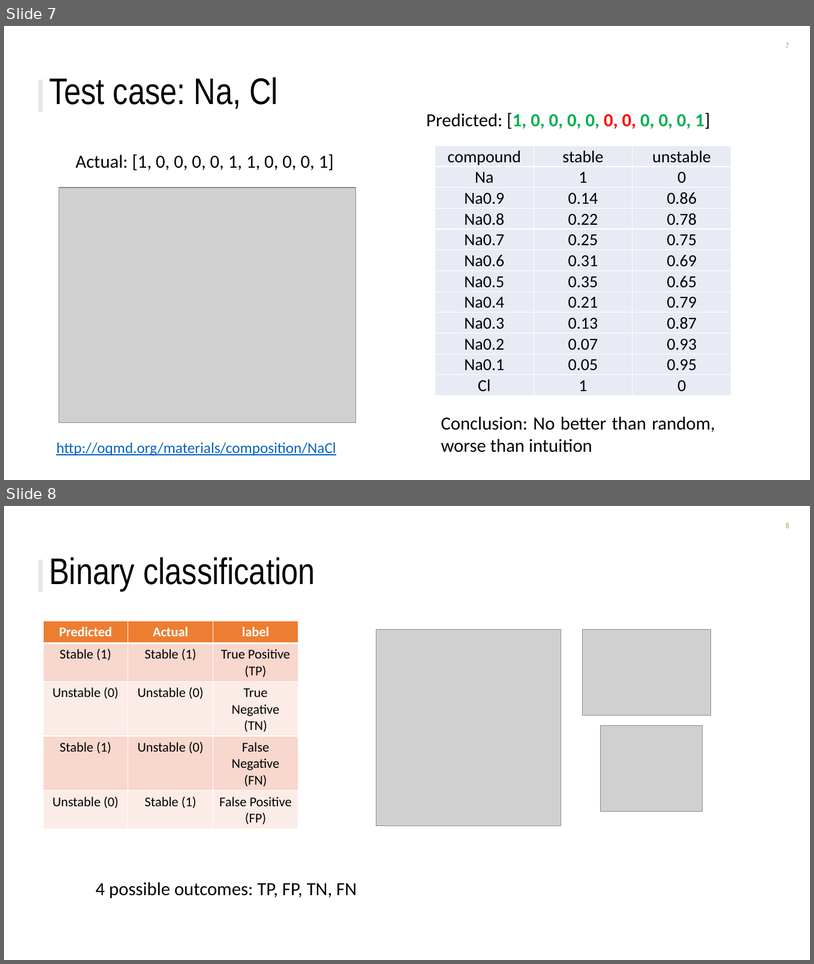
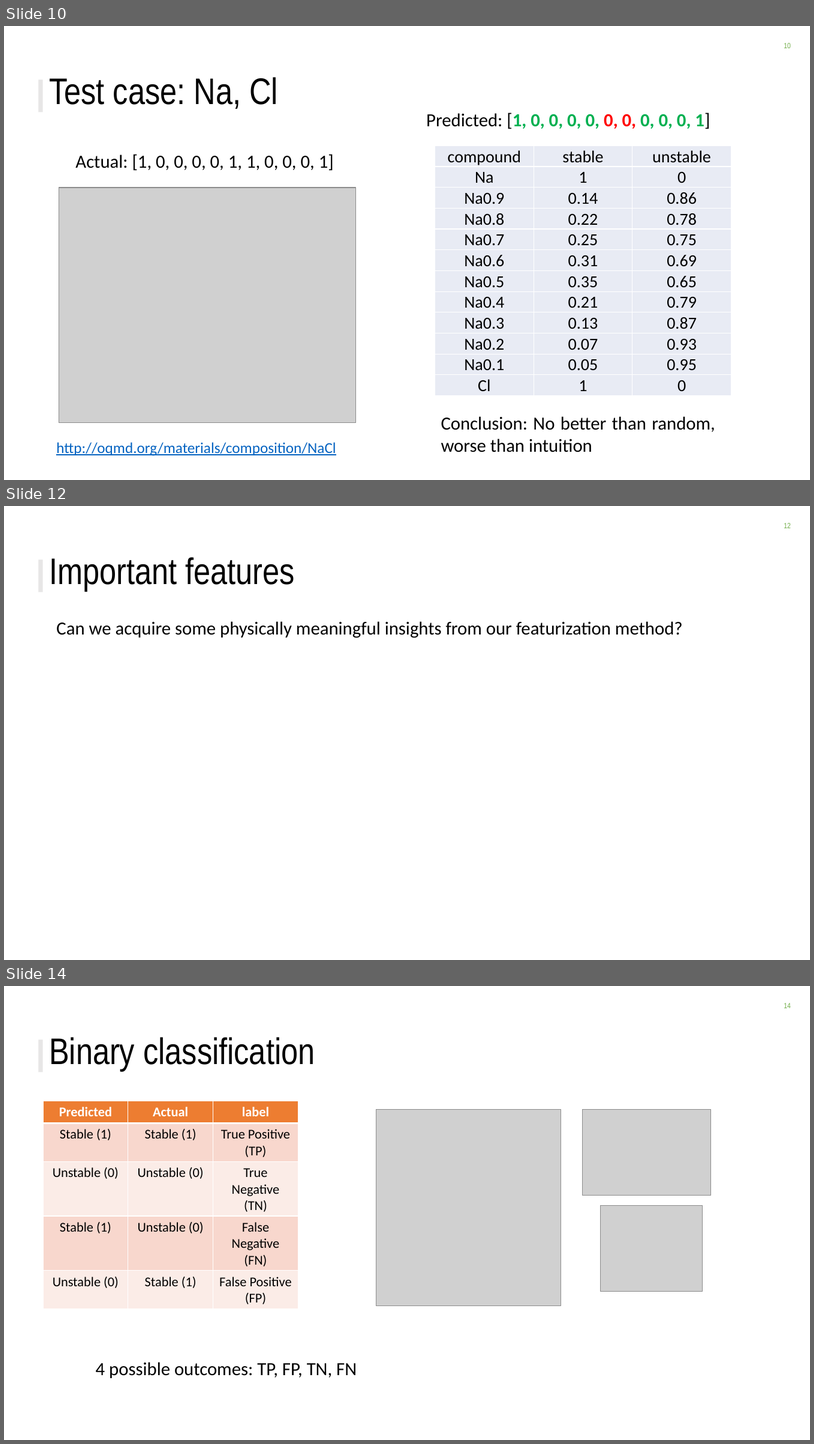
Before and after one commit to ckborg/DSE_challenge, a slide deck: DSE_challenge_slides.pptx. Shown one above the other, each under a label of ours: slides 7 and 8 before the commit, slides 10, 12 and 14 after it; the slides between them are not shown. The pictures are 814x964 and 814x1444 pixels, drawn with LibreOffice and Linux fonts; fonts in the diff are those of the drawing; grey boxes stand for pictures; background and template pictures are left out. Boxes give left, top, right and bottom in pixels: in the first picture for what was removed or moved away, otherwise in the second. Text is boxed around its words. In the diff, an @@ line names an element or a change of style, - is before the commit and + after.

```diff
--- a/DSE_challenge_slides.pptx
+++ b/DSE_challenge_slides.pptx
@@ slide 12 added at [4, 506, 810, 960], background #FFFFFF; not listed: 2 template elements that a slide beside it also shows @@
@@ title added at [49, 557, 294, 591], 44 pt, text #000000 @@
+Important features
@@ text added at [56, 621, 683, 638], 22 pt, text #000000 @@
+Can we acquire some physically meaningful insights from our featurization method?
@@ what was slide 7 is now slide 10 @@
@@ page number at [784, 43, 791, 48]: text changed @@
-7
+10
@@ what was slide 8 is now slide 14 @@
@@ page number at [784, 1003, 791, 1008]: text changed @@
-8
+14
```
Also in this commit, not shown: 3 slides changed, 5 other slides added.
